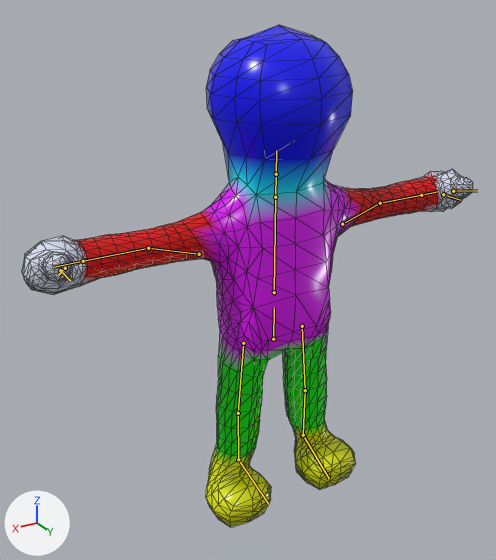
A saved change to the glTF model do-not-drop/assets/models/characters/gel/gel_body_lod1.glb.
Rendered twice from a 50 mm camera at (1.257, 1.91, 1.871) aimed at (0.014, -0.163, 0.835). The axes (+X, +Y, +Z) are drawn at lower left. The lights are the same throughout. The older version comes first. The bones that bend it are drawn over the model as lines. Mesh edges are drawn as thin lines.

In view in the first picture: 'GelBodyLOD1'.
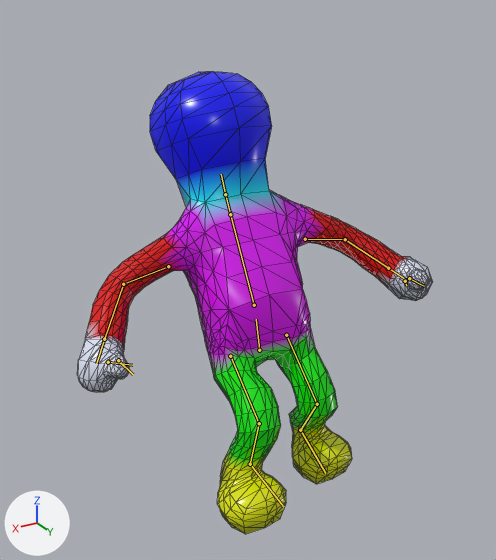
The newer file adds an action. The first version stands in its rest pose; the second is drawn at frame 8 of the action 'Slip'.

Changed parts and their boxes (x1, y1, x2, y2) in the pictures (496 x 560 px):
'GelBodyLOD1', posed (21% narrower, 8% shorter): before (22, 25, 473, 527); after (77, 72, 433, 534)
bone 'pelvis', root to tip: before (273, 339) to (274, 307); after (259, 350) to (256, 319)
bone 'chest', root to tip: before (274, 292) to (275, 197); after (254, 305) to (230, 214)
bone 'head', root to tip: before (276, 174) to (276, 150); after (225, 194) to (221, 174)
bone 'upper_arm.L', root to tip: before (342, 224) to (380, 203); after (305, 239) to (345, 239)
bone 'forearm.L', root to tip: before (380, 203) to (421, 195); after (345, 239) to (388, 268)
bone 'upper_arm.R', root to tip: before (199, 254) to (148, 248); after (168, 266) to (123, 284)
bone 'forearm.R', root to tip: before (148, 248) to (83, 261); after (123, 284) to (104, 339)
bone 'thigh.L', root to tip: before (302, 326) to (305, 390); after (286, 335) to (317, 404)
bone 'shin.L', root to tip: before (305, 390) to (303, 435); after (317, 404) to (300, 430)
bone 'foot.L', root to tip: before (303, 435) to (329, 478); after (300, 430) to (325, 473)
bone 'thigh.R', root to tip: before (243, 343) to (238, 413); after (230, 356) to (259, 423)
bone 'shin.R', root to tip: before (238, 413) to (238, 459); after (259, 423) to (250, 464)
bone 'foot.R', root to tip: before (238, 459) to (268, 504); after (250, 464) to (283, 506)

The change in detail:
Bone 'pelvis' (bone_pelvis) moves from (0.0, 0.0, 0.0) to (0.0, -0.092, -0.096).
Bone 'pelvis' (bone_pelvis) turns from (0, 0, 0) to (-7, 1, 4) degrees about its own x, y and z.
Bone 'chest' (bone_chest) turns from (0, 0, 0) to (-23, -1, -4) degrees about its own x, y and z.
Bone 'head' (bone_head) turns from (0, 0, 0) to (8, -4, 1) degrees about its own x, y and z.
Bone 'upper_arm.L' (bone_upper_arm_l) turns from (0, 0, 0) to (-38, 40, -31) degrees about its own x, y and z.
Bone 'forearm.L' (bone_forearm_l) turns from (0, 0, 0) to (0, -12, -37) degrees about its own x, y and z.
Bone 'upper_arm.R' (bone_upper_arm_r) turns from (0, 0, 0) to (-44, -50, 39) degrees about its own x, y and z.
Bone 'forearm.R' (bone_forearm_r) turns from (0, 0, 0) to (0, 12, 43) degrees about its own x, y and z.
Bone 'thigh.L' (bone_thigh_l) turns from (0, 0, 0) to (-29, -1, 2) degrees about its own x, y and z.
Bone 'shin.L' (bone_shin_l) turns from (0, 0, 0) to (65, -2, 2) degrees about its own x, y and z.
Bone 'foot.L' (bone_foot_l) turns from (0, 0, 0) to (-29, 2, 0) degrees about its own x, y and z.
Bone 'thigh.R' (bone_thigh_r) turns from (0, 0, 0) to (-54, 3, 5) degrees about its own x, y and z.
Bone 'shin.R' (bone_shin_r) turns from (0, 0, 0) to (74, 2, -1) degrees about its own x, y and z.
Bone 'foot.R' (bone_foot_r) turns from (0, 0, 0) to (-22, 0, 0) degrees about its own x, y and z.
